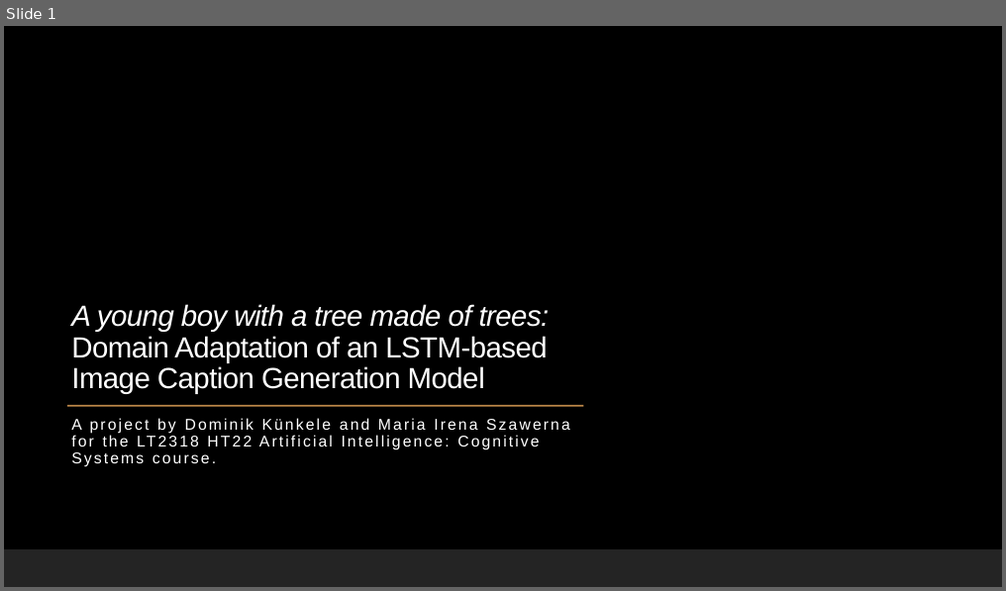
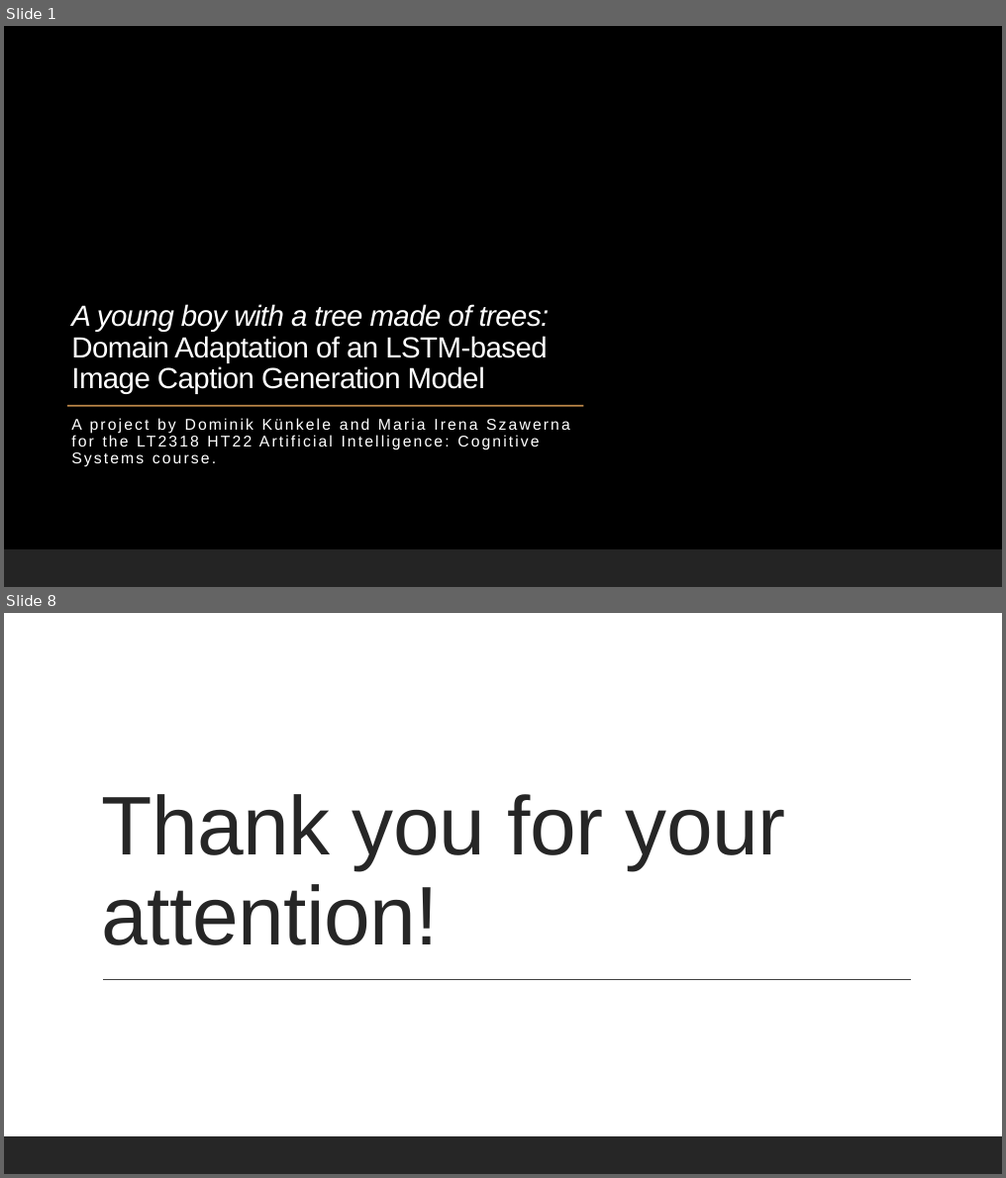
Before and after one commit to Turtilla/aics-project, a slide deck: paper/aics-project.pptx. Shown one above the other, each under a label of ours: slide 1 before the commit, slides 1 and 8 after it; the slides between them are not shown. The pictures are 1006x591 and 1006x1178 pixels, drawn with LibreOffice and Linux fonts; fonts in the diff are those of the drawing; background and template pictures are left out. Boxes give left, top, right and bottom in pixels: in the first picture for what was removed or moved away, otherwise in the second. Text is boxed around its words. In the diff, an @@ line names an element or a change of style, - is before the commit and + after.

```diff
--- a/paper/aics-project.pptx
+++ b/paper/aics-project.pptx
@@ slide 8 added at (4,613,1002,1174), background #FFFFFF; not listed: 1 template element that a slide beside it also shows @@
@@ title added at (101,794,786,946), 80 pt, text #262626 @@
+Thank you for your attention!
@@ line added from (103, 980) to (912, 980), #404040 1 pt @@
```
Also in this commit, not shown: 6 other slides added, 1 slide removed, 1 other file.
